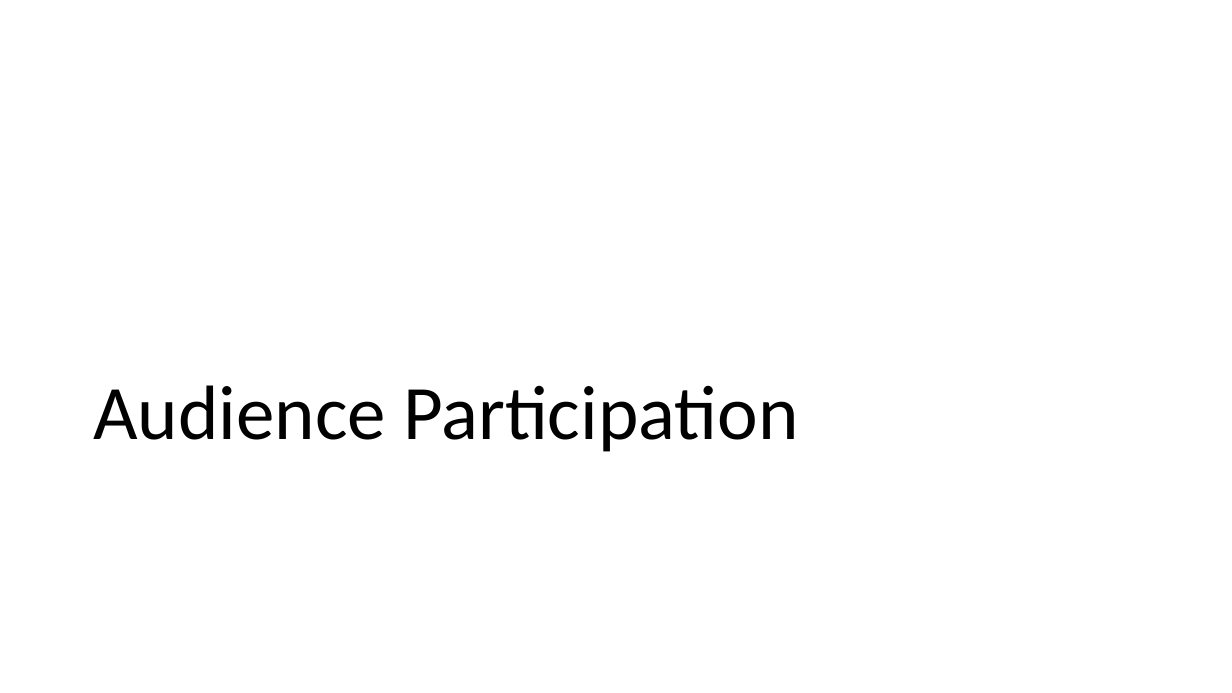
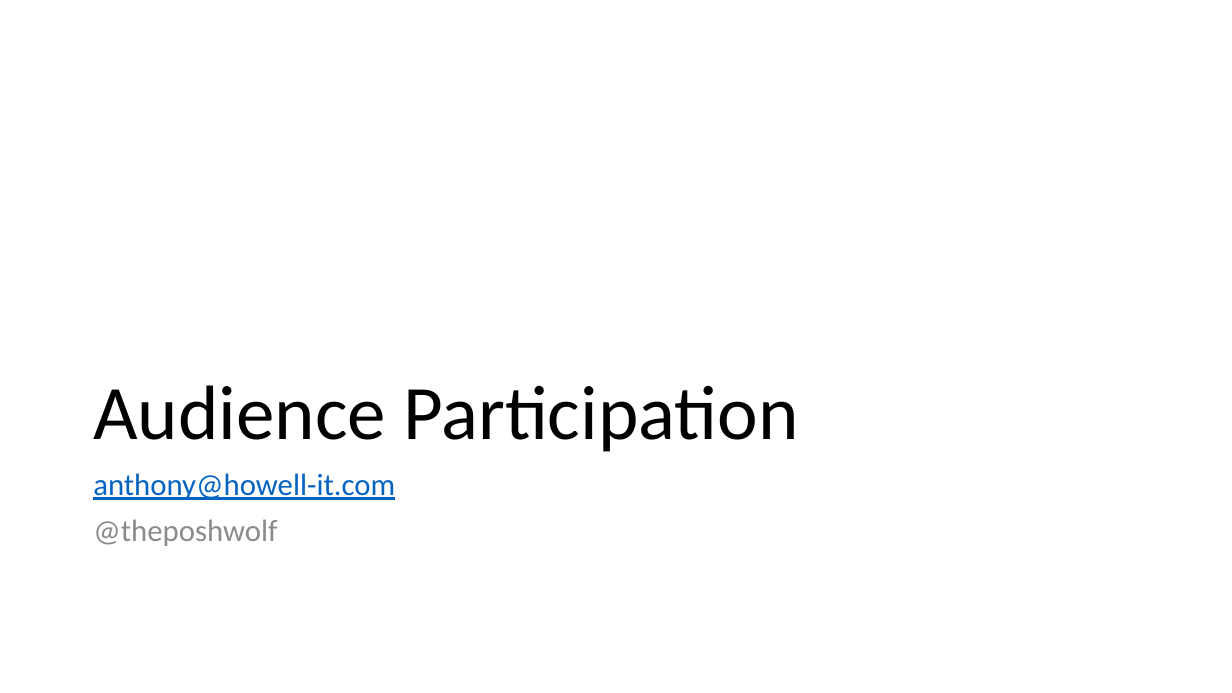
Before and after one commit to ThePoShWolf/Sessions, a slide deck: slide 3 of 2020-01-30 - MTX Portland - AD User Lifecycle/MTX Portland - Automating AD User Lifecycle.pptx. Drawn at 1232x693 pixels with LibreOffice and Linux fonts; fonts in the diff are those of the drawing; background and template pictures are left out. Boxes give left, top, right and bottom in pixels: in the first picture for what was removed or moved away, otherwise in the second. Text is boxed around its words. In the diff, an @@ line names an element or a change of style, - is before the commit and + after.

Commit message:
added audience participation links

```diff
--- a/2020-01-30 - MTX Portland - AD User Lifecycle/MTX Portland - Automating AD User Lifecycle.pptx
+++ b/2020-01-30 - MTX Portland - AD User Lifecycle/MTX Portland - Automating AD User Lifecycle.pptx
@@ text added at (93, 473, 395, 546), 24 pt, text #0563C1, underline @@
+anthony@howell-it.com
+@theposhwolf
```
